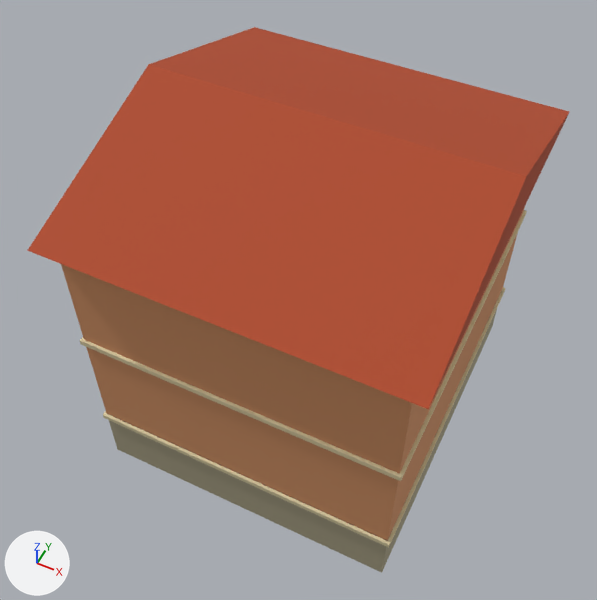
The Blender file assets/environment/city_square/sources/merchant_house.blend: old version first, new version second.
Before and after are seen from a 50 mm lens placed at (6.05, -13.28, 19.18), pointed at (-0.24, -0.69, 3.44). Every picture has the same lights, and +X, +Y and +Z are marked at lower left. The first picture is the older version.

Names of what the first picture shows: 'HorizontalTrim', 'HorizontalTrim.001', 'StoneFoundation', 'StuccoWalls', 'TerracottaRoof'.
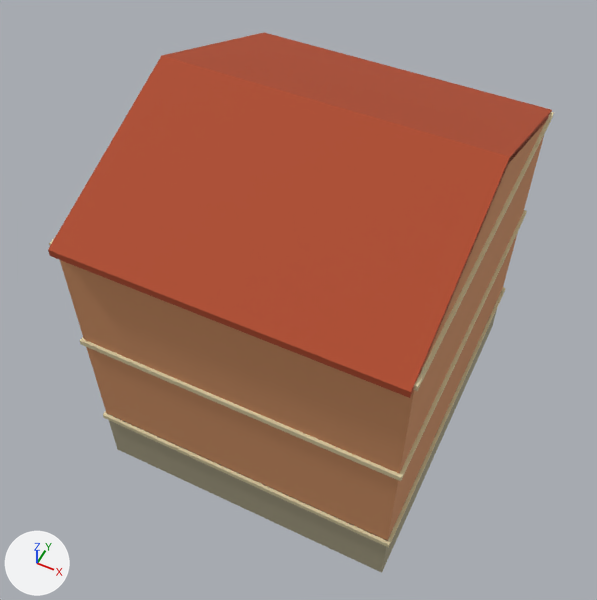
The change, as a list of edits to the scene's bpy script:
```text
Change me_terracottaroof:
    used by ob_terracottaroof; location = (0.0, 0.0, 0.0)
    remove me_terracottaroof.from_pydata(...)  # 6 vertices, 5 faces; spans x -4.4..4.4, y -4.9..4.9, z 7.1..8.7
    add me_terracottaroof.from_pydata(...)  # 12 vertices, 10 faces; spans x -4.0..4.0, y -4.72..4.72, z 6.96..9.04
    me_terracottaroof part 1: the whole mesh is rebuilt
Add me_roofgablewall1:
    me_roofgablewall1.from_pydata([(4.0, -4.5, 7.1), (4.0, 4.5, 7.1), (4.0, 0.0, 9.0), (3.82, -4.5, 7.1), (3.82, 4.5, 7.1), (3.82, 0.0, 9.0)], [], [(0, 1, 2), (5, 4, 3), (0, 3, 4, 1), (1, 4, 5, 2), (2, 5, 3, 0)])
    me_roofgablewall1.materials.append(mat_city_plaster)  # orange #d49466
Add ob_roofgablewall1:
    ob_roofgablewall1 = bpy.data.objects.new('RoofGableWall1', me_roofgablewall1)
    ob_roofgablewall1.location = (0.0, 0.0, 0.0)
```

Where the change shows, as pixel boxes (x1, y1, x2, y2) in the pictures (597 x 600 px):
'TerracottaRoof', reshaped (7% narrower)
    before: (27, 27, 569, 409)
    after: (48, 32, 552, 398)
'RoofGableWall1', added
    after: (419, 118, 548, 375)
'HorizontalTrim.002', unchanged, uncovered by the edit
    after: (49, 112, 554, 391)
